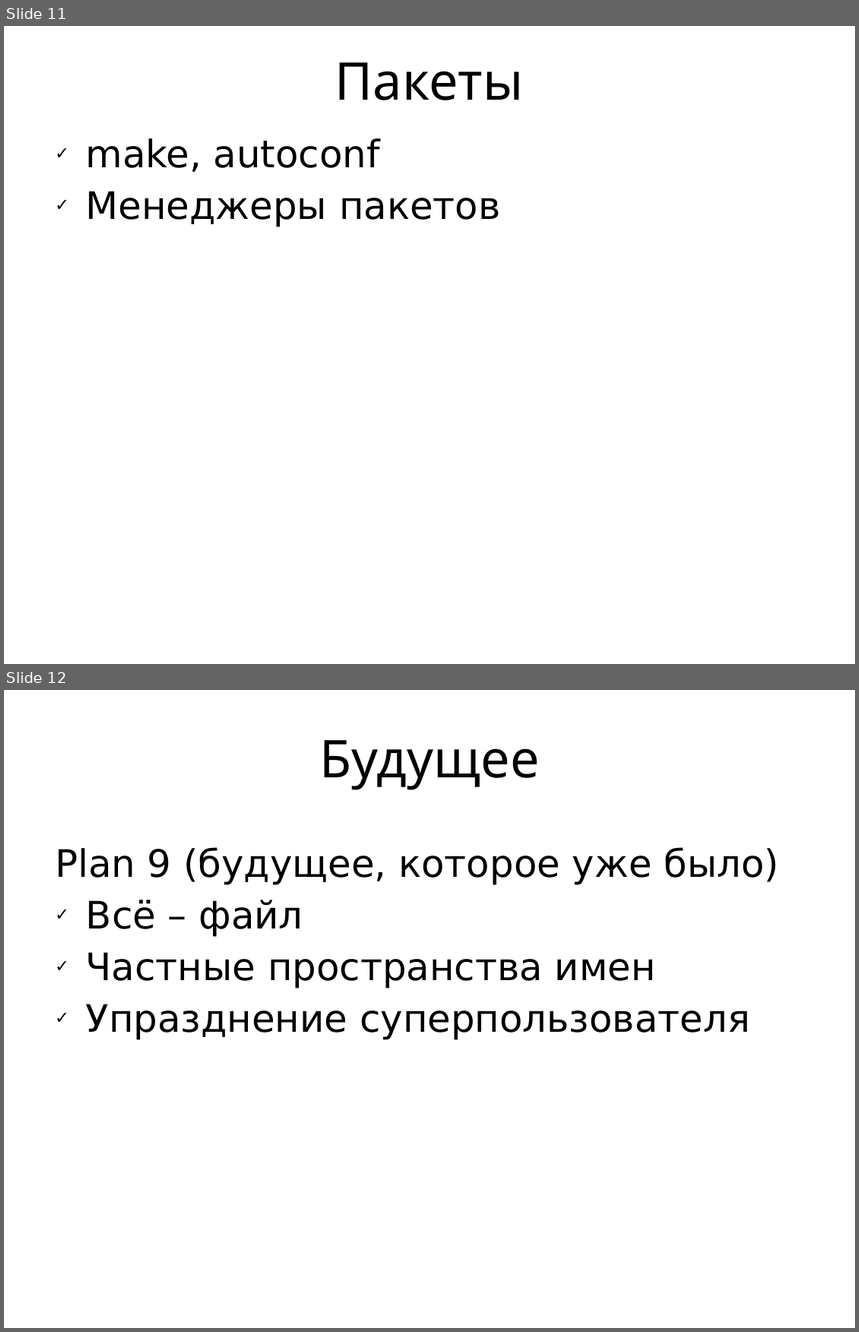
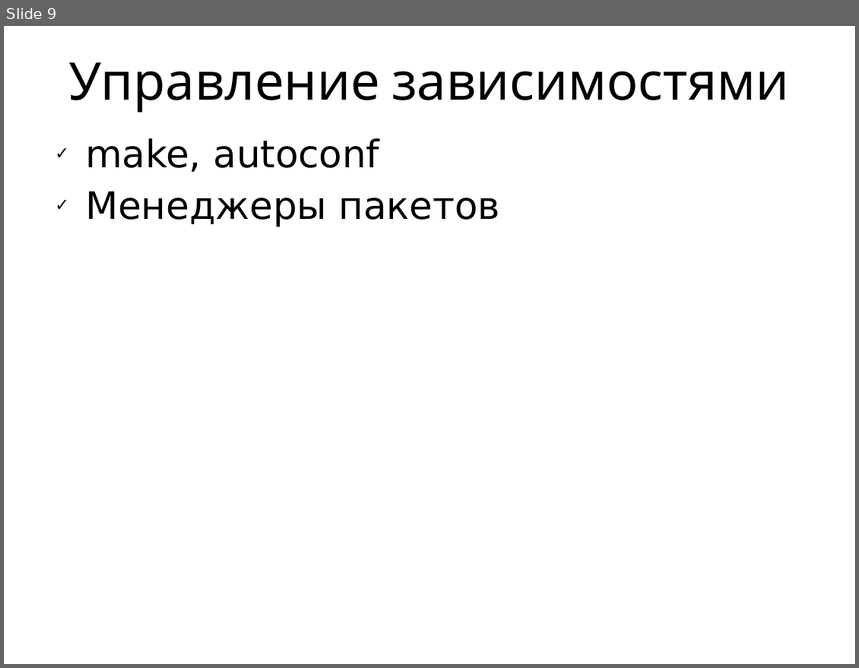
Before and after one commit to vseloved/kpi-spos, a slide deck: lec/11-unix/unix.ppt. Shown one above the other, each under a label of ours: slides 11 and 12 before the commit, slide 9 after it. The pictures are 859x1332 and 859x668 pixels, drawn with LibreOffice and Linux fonts; fonts in the diff are those of the drawing. Boxes give left, top, right and bottom in pixels: in the first picture for what was removed or moved away, otherwise in the second. Text is boxed around its words. In the diff, an @@ line names an element or a change of style, - is before the commit and + after.

```diff
--- a/lec/11-unix/unix.ppt
+++ b/lec/11-unix/unix.ppt
@@ slide 12 removed at (4, 690, 855, 1328), background #FFFFFF @@
@@ title removed at (319, 740, 540, 790) @@
-Будущее
@@ text removed at (55, 847, 780, 1040) @@
-Plan 9 (будущее, которое уже было)
-✓ Всё – файл
-✓ Частные пространства имен
-✓ Упразднение суперпользователя
@@ what was slide 11 is now slide 9 @@
@@ slide 9 changed as well @@
@@ title at (69, 62, 789, 113): text changed @@
-Пакеты
+Управление зависимостями
```
Also in this commit, not shown: 3 other slides changed, 3 slides added, 6 other slides removed, 56 other files.
